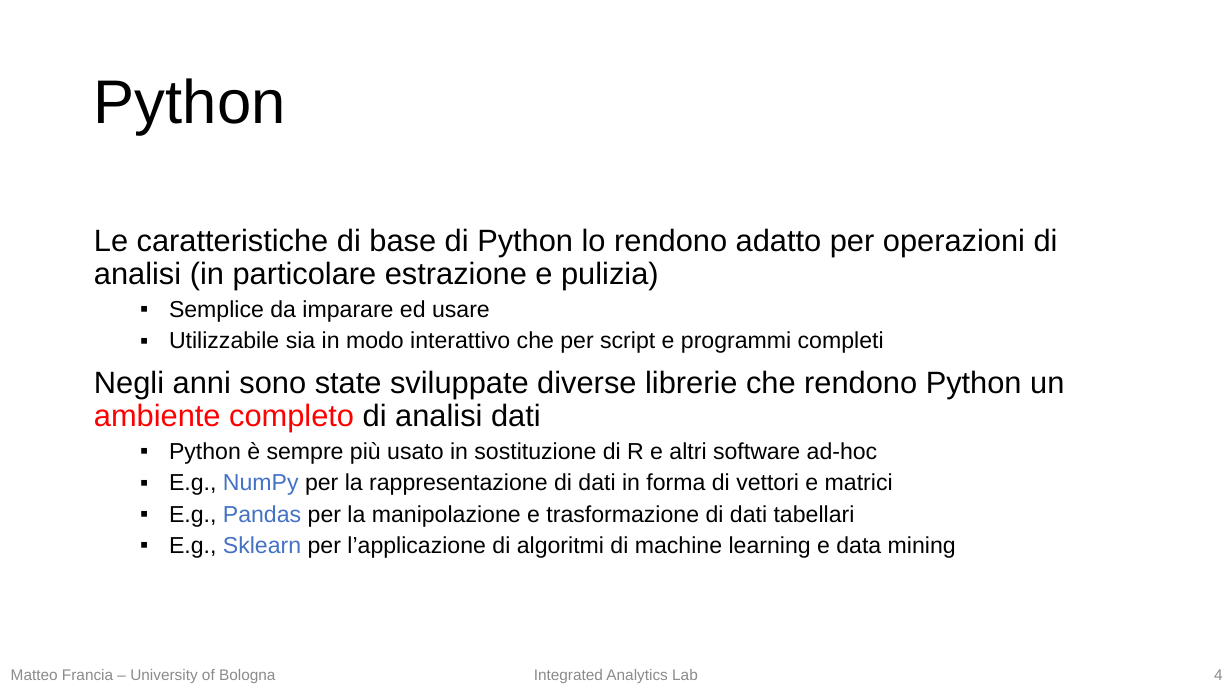
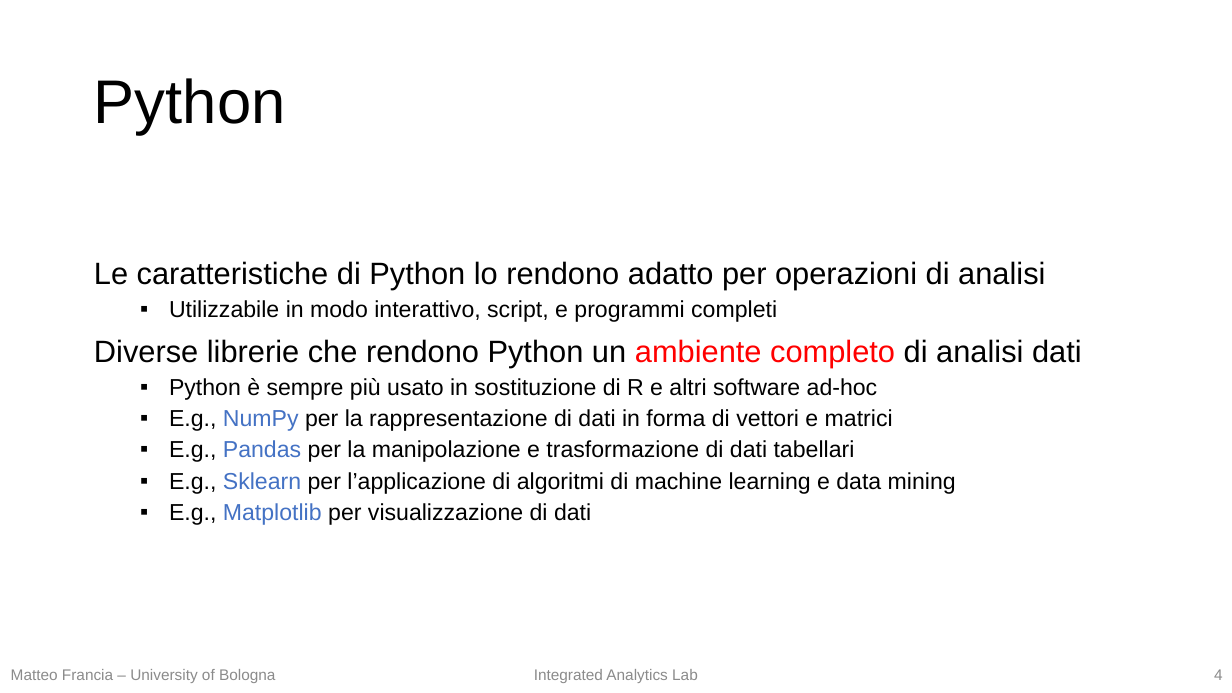
Before and after one commit to w4bo/teaching-handsondatapipelines, a slide deck: slide 4 of 01-DataPreprocessing/01-slides.pptx. Drawn at 1232x693 pixels with LibreOffice and Linux fonts; fonts in the diff are those of the drawing. Boxes give left, top, right and bottom in pixels: in the first picture for what was removed or moved away, otherwise in the second. Text is boxed around its words. In the diff, an @@ line names an element or a change of style, - is before the commit and + after.

```diff
--- a/01-DataPreprocessing/01-slides.pptx
+++ b/01-DataPreprocessing/01-slides.pptx
@@ text at (x1=94, y1=261, x2=1082, y2=367): text changed @@
-Le caratteristiche di base di Python lo rendono adatto per operazioni di analisi (in particolare estrazione e pulizia)
-  ▪ Semplice da imparare ed usare
-  ▪ Utilizzabile sia in modo interattivo che per script e programmi completi
-Negli anni sono state sviluppate diverse librerie che rendono Python un ambiente completo di analisi dati
+Le caratteristiche di Python lo rendono adatto per operazioni di analisi
+  ▪ Utilizzabile in modo interattivo, script, e programmi completi
+Diverse librerie che rendono Python un ambiente completo di analisi dati
@@ text at (x1=169, y1=503, x2=591, y2=525): paragraph added @@
+  ▪ E.g., Matplotlib per visualizzazione di dati
```
Also in this commit, not shown: 13 other slides changed.
